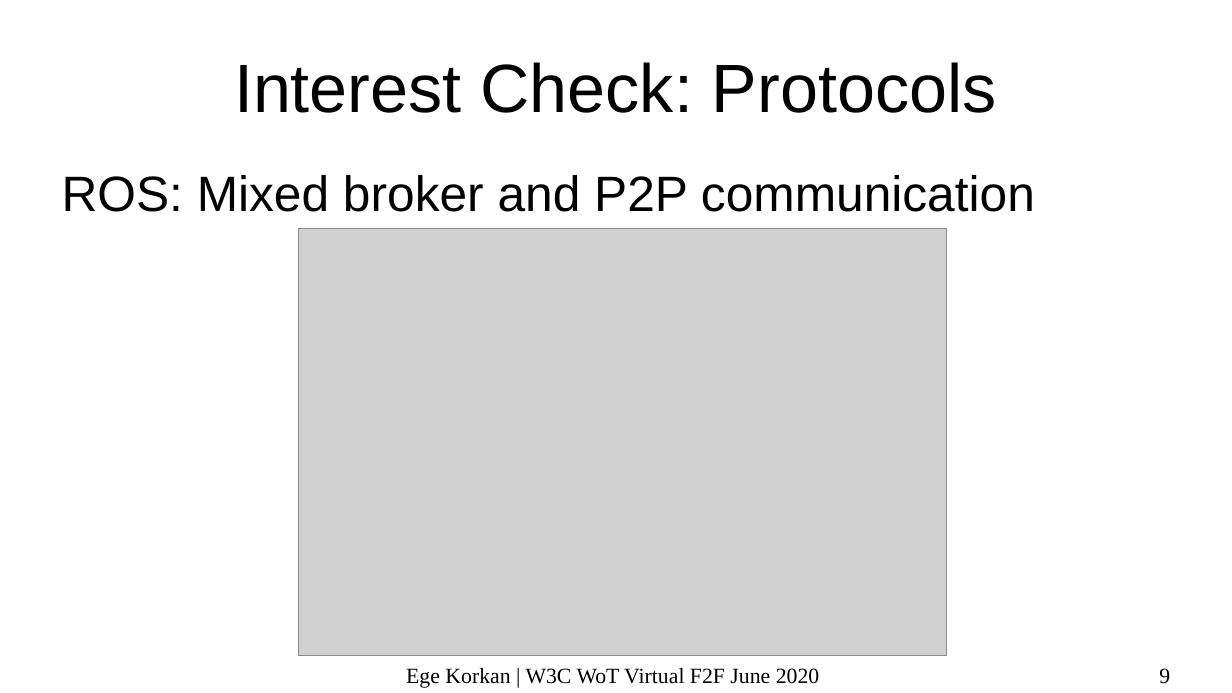
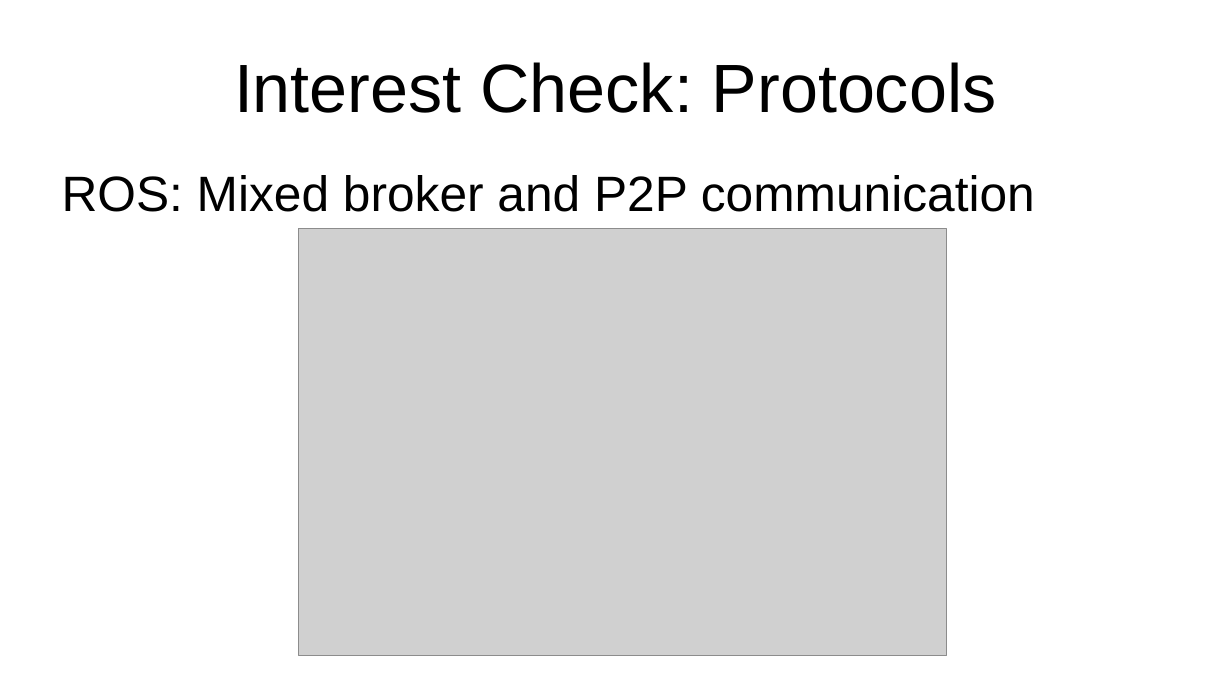
Before and after one commit to w3c/wot, a slide deck: slide 9 of PRESENTATIONS/2020-06-online-f2f/2020-06_WoT-Bindings.odp. Drawn at 1232x693 pixels with LibreOffice and Linux fonts; fonts in the diff are those of the drawing; grey boxes stand for pictures. Boxes give left, top, right and bottom in pixels: in the first picture for what was removed or moved away, otherwise in the second. Text is boxed around its words. In the diff, an @@ line names an element or a change of style, - is before the commit and + after.

```diff
--- a/PRESENTATIONS/2020-06-online-f2f/2020-06_WoT-Bindings.odp
+++ b/PRESENTATIONS/2020-06-online-f2f/2020-06_WoT-Bindings.odp
@@ text removed at <box>406,668,820,688</box> @@
-Ege Korkan | W3C WoT Virtual F2F June 2020
@@ page number removed at <box>1159,668,1170,684</box> @@
-9
```
Also in this commit, not shown: 13 other slides changed, 2 slides added, 1 slide removed, 1 other file.
